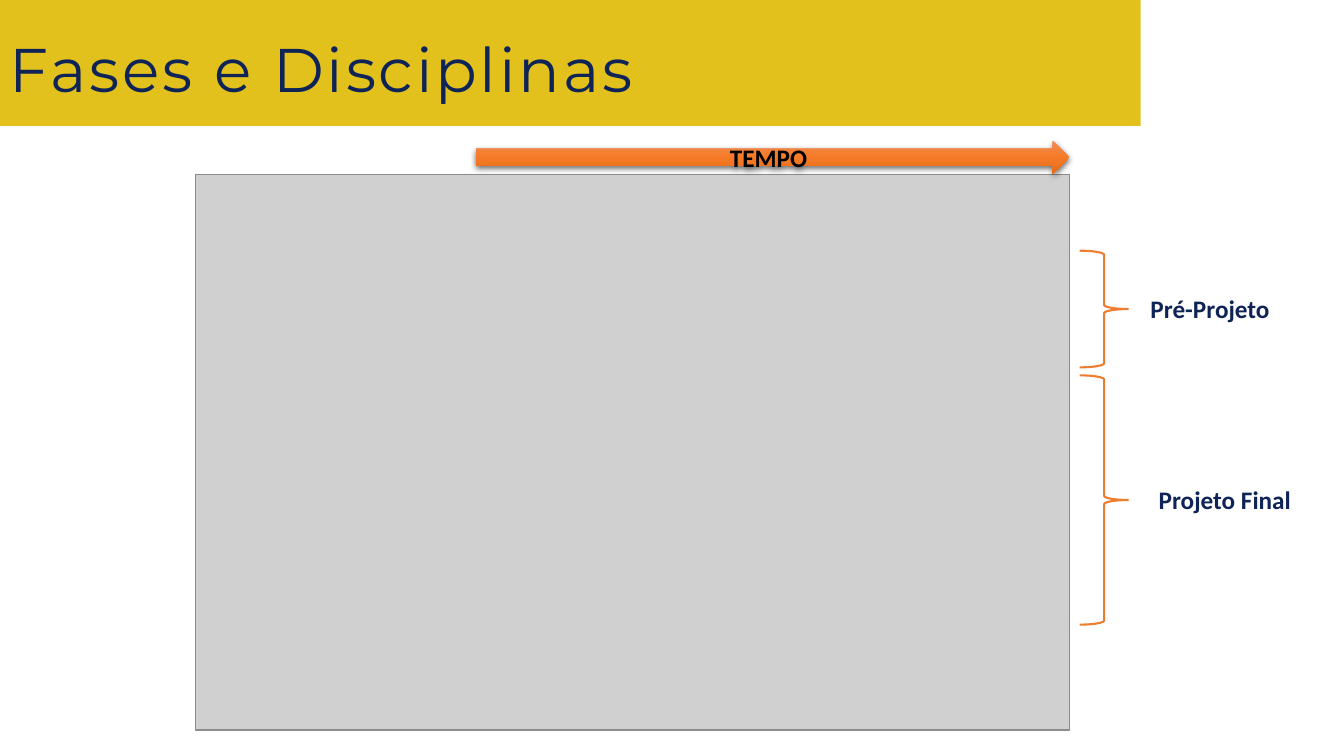
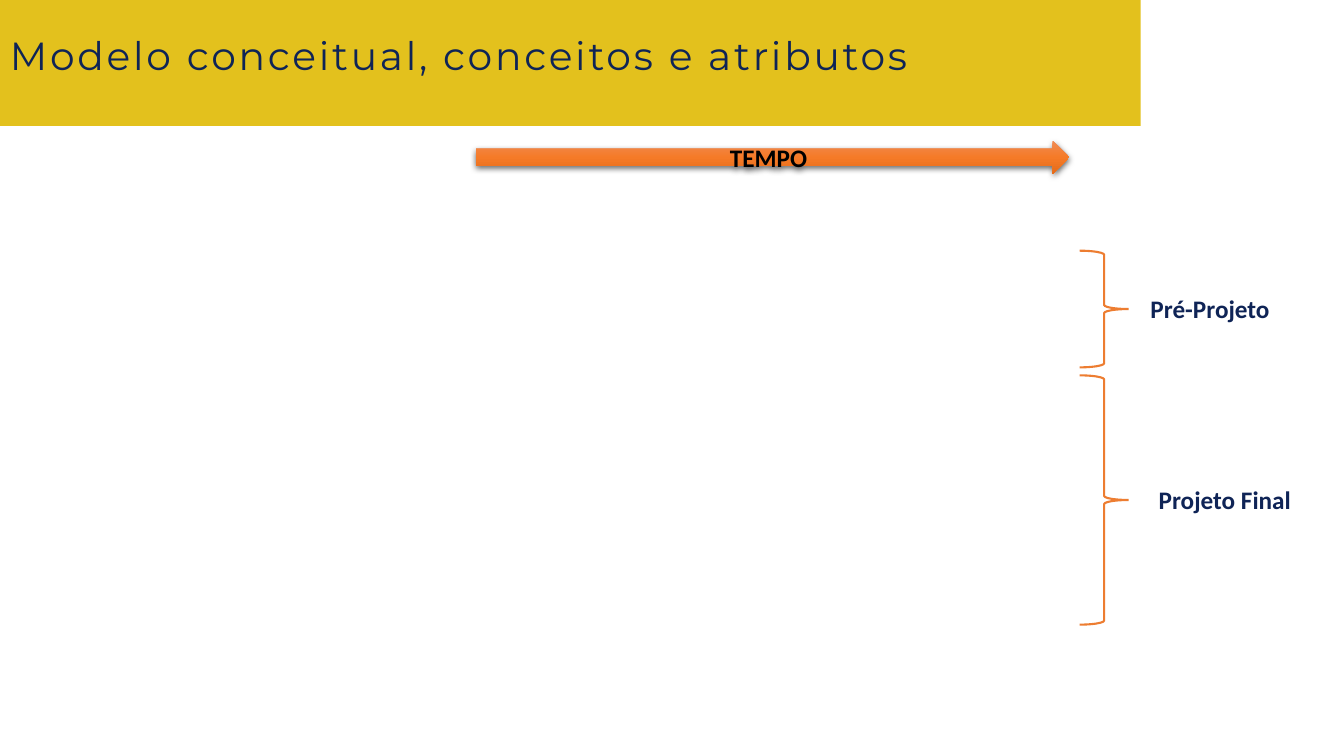
Before and after one commit to andreneves/PP, a slide deck: slide 18 of 02-IdentificaçãoDeConceitosEAtributos.pptx (slide 2 before the commit). Drawn at 1344x756 pixels with LibreOffice and Linux fonts; fonts in the diff are those of the drawing; grey boxes stand for pictures; background and template pictures are left out. Boxes give left, top, right and bottom in pixels: in the first picture for what was removed or moved away, otherwise in the second. Text is boxed around its words. In the diff, an @@ line names an element or a change of style, - is before the commit and + after.

Commit message:
up

```diff
--- a/02-IdentificaçãoDeConceitosEAtributos.pptx
+++ b/02-IdentificaçãoDeConceitosEAtributos.pptx
@@ text at [10,41,907,76]: text changed; size 44 to 28 pt @@
-Fases e Disciplinas
+Modelo conceitual, conceitos e atributos
@@ picture removed at [196,174,1070,730] @@
```
Also in this commit, not shown: 16 slides added.
